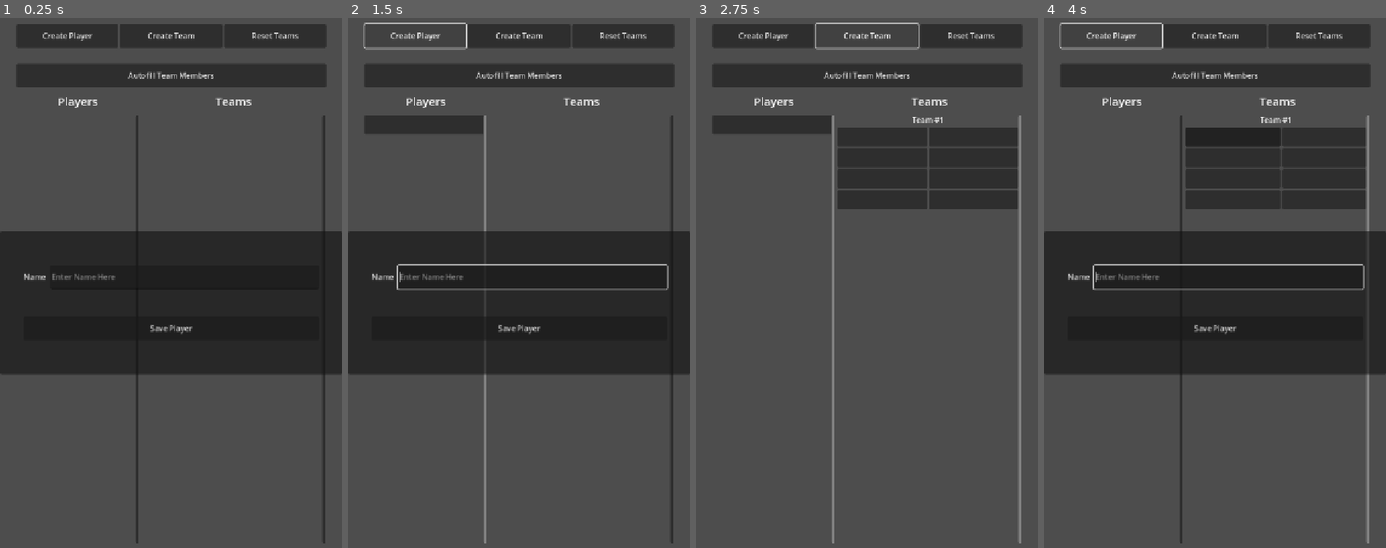
Above: before the commit, frames 1-4 (left to right).
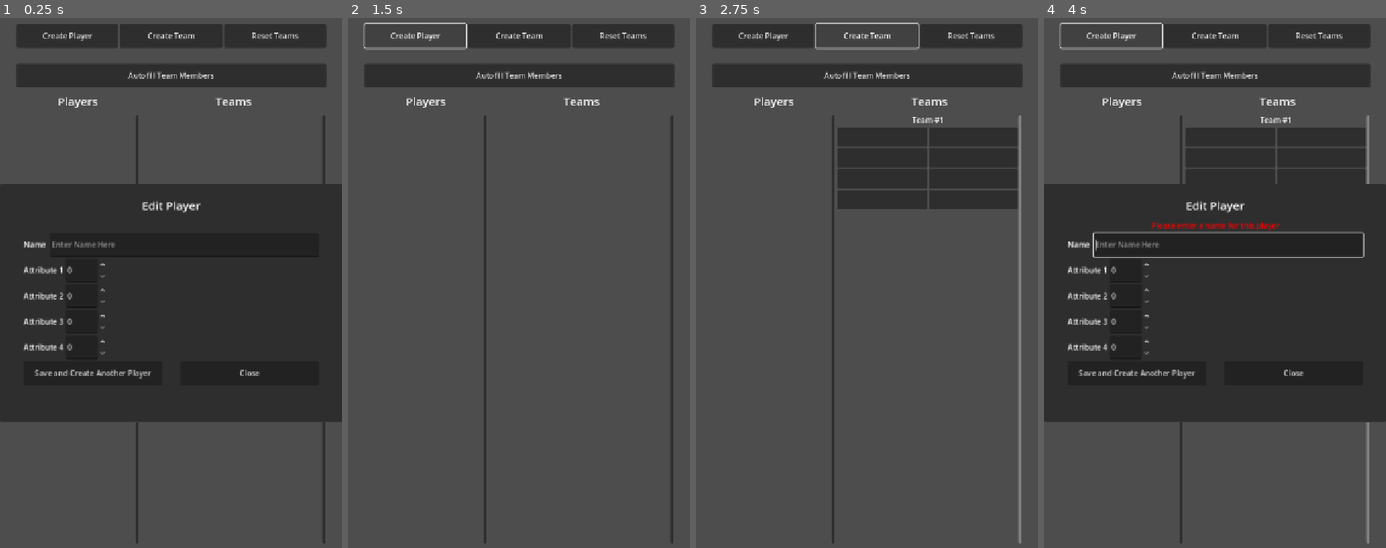
Above: after the commit, the same moments.

Repository: lehmanad1/square-mile-team-maker
Game: Godot game, scene res://scene/team_maker_scene.tscn
The game is run twice, just before and just after one commit, with the same random seed, the same clock (stepped at 60 frames per second) and the same inputs.
Inputs:
- Up to frame 1 (0.25 s): no input
- Up to frame 2 (1.5 s): click "Save Player" (after the commit: "Save and Create Another Player") at 0.5 s; click "Create Player" at 1.25 s
- Up to frame 3 (2.75 s): click "Create Team" at 2 s
- Up to frame 4 (4 s): click "Autofill Team Members" at 2.75 s; click "Create Player" at 3.5 s

The runs differ from the first frame. In frame 1, 18% of the frame differs, in the area x 0-100%, y 31-77%; in frame 2, 27%, in the area x 0-100%, y 18-100%; in frame 3, 1.7%; in frame 4, 18%.

Commit message:
adding attributes to create player and player panel

Diff:
--- a/square-mile-team-maker/components/create_player.gd
+++ b/square-mile-team-maker/components/create_player.gd
@@ -1,34 +1,69 @@
 extends Control
 
 signal player_saved(new_value:Player)
+signal close_popup
 
 @onready var save_button = $VBoxContainer/HBoxContainer6/SavePlayerButton
+@onready var close_button = $VBoxContainer/HBoxContainer6/CloseButton
 @onready var name_edit = $VBoxContainer/HBoxContainer/NameEdit
 @onready var attr1_edit = $VBoxContainer/HBoxContainer2/Attr1Edit
 @onready var attr2_edit = $VBoxContainer/HBoxContainer3/Attr2Edit
 @onready var attr3_edit = $VBoxContainer/HBoxContainer4/Attr3Edit
 @onready var attr4_edit = $VBoxContainer/HBoxContainer5/Attr4Edit
+@onready var validation_label = $VBoxContainer/ValidationLabel
 @onready var team_data = $"../../TeamData"
 
 func _ready():
 	save_button.connect("pressed", Callable(self, "_on_save_player_button_pressed"));
-	var result = name_edit.connect("gui_input", Callable(self, "_on_text_gui_input"))
+	var result = close_button.connect("pressed", Callable(self, "_close_button_pressed"));
+	name_edit.connect("gui_input", Callable(self, "_on_text_gui_input"));
+	get_parent().connect("close_requested", Callable(self, "_clear_input"));
 	print(result)
 
-func _on_save_player_button_pressed() -> void:
+func _close_button_pressed() -> void:
+	emit_signal("close_popup")
+
+
+func _on_save_player_button_pressed(close:bool = true) -> void:
+
+	if name_edit.text == "":
+		_show_validation_text("Please enter a name for this player")
+		return
+
 	var player_data = Player.new(
 		name_edit.text,
-		attr1_edit.text,
-		attr2_edit.text,
-		attr3_edit.text,
-		attr4_edit.text
+		attr1_edit.value,
+		attr2_edit.value,
+		attr3_edit.value,
+		attr4_edit.value
 	)
 	if team_data.try_add_available_player(player_data):
+
 		emit_signal("player_saved", player_data)
-		name_edit.text = ""
+		_clear_input()
+		if close:
+			emit_signal("close_popup")
+		else:
+			_show_validation_text("Player Added", false)
 
 func _on_text_gui_input(event: InputEvent) -> void:
-	print("attr1_edit")
+	if event is InputEventKey:
+		_show_validation_text("", false)
 	if event is InputEventKey and event.pressed and event.keycode == KEY_ENTER:
 		_on_save_player_button_pressed()
 		get_viewport().set_input_as_handled()  # Prevents Enter from adding a new line
+
+func _show_validation_text(text:String, failure:bool = true) -> void:
+	if failure:
+		validation_label.set("theme_override_colors/font_color", Color(255, 0, 0))
+	else:
+		validation_label.set("theme_override_colors/font_color", Color(0, 255, 0))
+	validation_label.text = text
+
+func _clear_input() -> void:
+	_show_validation_text("", false)
+	name_edit.text = ""
+	attr1_edit.value = 0
+	attr2_edit.value = 0
+	attr3_edit.value = 0
+	attr4_edit.value = 0
--- a/square-mile-team-maker/components/create_player.tscn
+++ b/square-mile-team-maker/components/create_player.tscn
@@ -24,6 +24,12 @@
 grow_vertical = 2
 alignment = 1
 
+[node name="ValidationLabel" type="Label" parent="VBoxContainer"]
+layout_mode = 2
+theme_override_colors/font_color = Color(1, 0, 0, 1)
+horizontal_alignment = 1
+vertical_alignment = 1
+
 [node name="HBoxContainer" type="HBoxContainer" parent="VBoxContainer"]
 layout_mode = 2
 
@@ -44,66 +50,91 @@
 custom_minimum_size = Vector2(30, 50)
 layout_mode = 2
 
-[node name="VerticalSpaceControl1" type="Control" parent="VBoxContainer"]
-custom_minimum_size = Vector2(0, 50)
+[node name="HBoxContainer2" type="HBoxContainer" parent="VBoxContainer"]
+z_index = 1
 layout_mode = 2
 
-[node name="HBoxContainer2" type="HBoxContainer" parent="VBoxContainer"]
-visible = false
+[node name="HorizontalSpaceControl1" type="Control" parent="VBoxContainer/HBoxContainer2"]
+custom_minimum_size = Vector2(30, 50)
 layout_mode = 2
+size_flags_stretch_ratio = 0.2
 
 [node name="Attr1Label" type="Label" parent="VBoxContainer/HBoxContainer2"]
 layout_mode = 2
 text = "Attribute 1"
 
-[node name="Attr1Edit" type="TextEdit" parent="VBoxContainer/HBoxContainer2"]
+[node name="Attr1Edit" type="SpinBox" parent="VBoxContainer/HBoxContainer2"]
 layout_mode = 2
-text = "0"
-placeholder_text = "0"
-scroll_fit_content_height = true
-scroll_fit_content_width = true
+max_value = 10.0
+select_all_on_focus = true
+
+[node name="HorizontalSpaceControl2" type="Control" parent="VBoxContainer/HBoxContainer2"]
+custom_minimum_size = Vector2(30, 50)
+layout_mode = 2
+size_flags_horizontal = 3
 
 [node name="HBoxContainer3" type="HBoxContainer" parent="VBoxContainer"]
-visible = false
+layout_mode = 2
+
+[node name="HorizontalSpaceControl1" type="Control" parent="VBoxContainer/HBoxContainer3"]
+custom_minimum_size = Vector2(30, 50)
 layout_mode = 2
 
 [node name="Attr2Label" type="Label" parent="VBoxContainer/HBoxContainer3"]
 layout_mode = 2
 text = "Attribute 2"
 
-[node name="Attr2Edit" type="TextEdit" parent="VBoxContainer/HBoxContainer3"]
+[node name="Attr2Edit" type="SpinBox" parent="VBoxContainer/HBoxContainer3"]
 layout_mode = 2
-placeholder_text = "0"
-scroll_fit_content_height = true
-scroll_fit_content_width = true
+max_value = 10.0
+select_all_on_focus = true
+
+[node name="HorizontalSpaceControl2" type="Control" parent="VBoxContainer/HBoxContainer3"]
+custom_minimum_size = Vector2(30, 50)
+layout_mode = 2
+size_flags_horizontal = 3
 
 [node name="HBoxContainer4" type="HBoxContainer" parent="VBoxContainer"]
-visible = false
+layout_mode = 2
+
+[node name="HorizontalSpaceControl1" type="Control" parent="VBoxContainer/HBoxContainer4"]
+custom_minimum_size = Vector2(30, 50)
 layout_mode = 2
 
 [node name="Attr3Label" type="Label" parent="VBoxContainer/HBoxContainer4"]
 layout_mode = 2
 text = "Attribute 3"
 
-[node name="Attr3Edit" type="TextEdit" parent="VBoxContainer/HBoxContainer4"]
+[node name="Attr3Edit" type="SpinBox" parent="VBoxContainer/HBoxContainer4"]
 layout_mode = 2
-placeholder_text = "0"
-scroll_fit_content_height = true
-scroll_fit_content_width = true
+max_value = 10.0
+select_all_on_focus = true
+
+[node name="HorizontalSpaceControl2" type="Control" parent="VBoxContainer/HBoxContainer4"]
+custom_minimum_size = Vector2(30, 50)
+layout_mode = 2
+size_flags_horizontal = 3
 
 [node name="HBoxContainer5" type="HBoxContainer" parent="VBoxContainer"]
-visible = false
+layout_mode = 2
+
+[node name="HorizontalSpaceControl1" type="Control" parent="VBoxContainer/HBoxContainer5"]
+custom_minimum_size = Vector2(30, 50)
 layout_mode = 2
 
 [node name="Attr4Label" type="Label" parent="VBoxContainer/HBoxContainer5"]
 layout_mode = 2
 text = "Attribute 4"
 
-[node name="Attr4Edit" type="TextEdit" parent="VBoxContainer/HBoxContainer5"]
+[node name="Attr4Edit" type="SpinBox" parent="VBoxContainer/HBoxContainer5"]
 layout_mode = 2
-placeholder_text = "0"
-scroll_fit_content_height = true
-scroll_fit_content_width = true
+max_value = 10.0
+select_all_on_focus = true
+
+[node name="HorizontalSpaceControl2" type="Control" parent="VBoxContainer/HBoxContainer5"]
+custom_minimum_size = Vector2(30, 50)
+layout_mode = 2
+size_flags_horizontal = 3
 
 [node name="HBoxContainer6" type="HBoxContainer" parent="VBoxContainer"]
 layout_mode = 2
@@ -115,10 +146,18 @@
 [node name="SavePlayerButton" type="Button" parent="VBoxContainer/HBoxContainer6"]
 layout_mode = 2
 size_flags_horizontal = 3
-text = "Save Player"
+text = "Save and Create Another Player
+"
+
+[node name="HorizontalSpaceControl4" type="Control" parent="VBoxContainer/HBoxContainer6"]
+custom_minimum_size = Vector2(30, 50)
+layout_mode = 2
+
+[node name="CloseButton" type="Button" parent="VBoxContainer/HBoxContainer6"]
+layout_mode = 2
+size_flags_horizontal = 3
+text = "Close"
 
 [node name="HorizontalSpaceControl3" type="Control" parent="VBoxContainer/HBoxContainer6"]
 custom_minimum_size = Vector2(30, 50)
 layout_mode = 2
-
-[connection signal="pressed" from="VBoxContainer/HBoxContainer6/SavePlayerButton" to="." method="_on_save_player_button_pressed"]
--- a/square-mile-team-maker/components/create_player_popup.gd
+++ b/square-mile-team-maker/components/create_player_popup.gd
@@ -7,11 +7,11 @@
 func _ready():
 	await create_player_button.ready
 	create_player_button.pressed.connect(Callable(self, "_on_create_player_button_pressed"))
-	create_player_modal.connect("player_saved", Callable(self, "_on_create_player_player_saved"))
+	create_player_modal.connect("close_popup", Callable(self, "_on_create_player_popup_closed"))
 
 func _on_create_player_button_pressed() -> void:
 	visible = true
 	name_input.grab_focus()
 
-func _on_create_player_player_saved(new_value: Player) -> void:
+func _on_create_player_popup_closed() -> void:
 	visible = false
--- a/square-mile-team-maker/components/draggable_player_panel.gd
+++ b/square-mile-team-maker/components/draggable_player_panel.gd
@@ -4,7 +4,12 @@
 
 var player: Player
 
-@onready var label = $PlayerName
+@onready var label = $HBoxContainer/PlayerName
+@onready var attr1Label = $HBoxContainer/GridContainer/Attr1Label
+@onready var attr2Label = $HBoxContainer/GridContainer/Attr2Label
+@onready var attr3Label = $HBoxContainer/GridContainer/Attr3Label
+@onready var attr4Label = $HBoxContainer/GridContainer/Attr4Label
+
 var is_touch_dragging = false
 
 func _ready():
@@ -13,11 +18,19 @@
 func set_player(new_player: Player):
 	player = new_player
 	set_player_name()
+	set_player_attributes()
 
 
 func set_player_name() -> void:
 	await ready
 	label.text = player.name
+
+func set_player_attributes() -> void:
+	await ready
+	attr1Label.text = str(player.attr1)
+	attr2Label.text = str(player.attr2)
+	attr3Label.text = str(player.attr3)
+	attr4Label.text = str(player.attr4)
 
 func _can_drop_data(position, data):
 	return true
--- a/square-mile-team-maker/components/draggable_player_panel.tscn
+++ b/square-mile-team-maker/components/draggable_player_panel.tscn
@@ -9,8 +9,43 @@
 size_flags_horizontal = 3
 script = ExtResource("1_ow7lj")
 
-[node name="PlayerName" type="Label" parent="."]
+[node name="HBoxContainer" type="HBoxContainer" parent="."]
 layout_mode = 2
+
+[node name="PlayerName" type="Label" parent="HBoxContainer"]
+layout_mode = 2
+size_flags_horizontal = 3
 text = "Player Name Here"
 horizontal_alignment = 1
 text_overrun_behavior = 3
+
+[node name="GridContainer" type="GridContainer" parent="HBoxContainer"]
+custom_minimum_size = Vector2(40, 0)
+layout_mode = 2
+size_flags_vertical = 0
+columns = 2
+
+[node name="Attr1Label" type="Label" parent="HBoxContainer/GridContainer"]
+layout_mode = 2
+size_flags_horizontal = 3
+size_flags_vertical = 2
+text = "0"
+horizontal_alignment = 1
+
+[node name="Attr2Label" type="Label" parent="HBoxContainer/GridContainer"]
+layout_mode = 2
+size_flags_horizontal = 3
+text = "0"
+horizontal_alignment = 1
+
+[node name="Attr3Label" type="Label" parent="HBoxContainer/GridContainer"]
+layout_mode = 2
+size_flags_horizontal = 3
+text = "0"
+horizontal_alignment = 1
+
+[node name="Attr4Label" type="Label" parent="HBoxContainer/GridContainer"]
+layout_mode = 2
+size_flags_horizontal = 3
+text = "0"
+horizontal_alignment = 1
--- a/square-mile-team-maker/models/player.gd
+++ b/square-mile-team-maker/models/player.gd
@@ -1,14 +1,14 @@
 class_name Player
-var name = ""
+var name:String = ""
 
-var attr1 = 0
-var attr2 = 0
-var attr3 = 0
-var attr4 = 0
+var attr1:int = 0
+var attr2:int = 0
+var attr3:int = 0
+var attr4:int = 0
 
 func _init(n="",a1=0,a2=0,a3=0,a4=0):
 	name = n
-	a1 = attr1
-	a2 = attr2
-	a3 = attr3
-	a4 = attr4
+	attr1 = a1
+	attr2 = a2
+	attr3 = a3
+	attr4 = a4
--- a/square-mile-team-maker/scene/team_maker_scene.tscn
+++ b/square-mile-team-maker/scene/team_maker_scene.tscn
@@ -11,13 +11,35 @@
 script = ExtResource("1_qc0iw")
 
 [node name="CanvasLayer" type="CanvasLayer" parent="."]
+follow_viewport_enabled = true
 
 [node name="CreatePlayerPopup" type="PopupPanel" parent="CanvasLayer"]
+transparent_bg = false
 initial_position = 1
-size = Vector2i(720, 300)
+size = Vector2i(720, 500)
 visible = true
+transient_to_focused = true
 always_on_top = true
+transparent = false
 script = ExtResource("2_6gtjv")
+
+[node name="VBoxContainer" type="VBoxContainer" parent="CanvasLayer/CreatePlayerPopup"]
+offset_left = 4.0
+offset_top = 4.0
+offset_right = 716.0
+offset_bottom = 496.0
+size_flags_horizontal = 3
+size_flags_vertical = 4
+
+[node name="Control" type="Control" parent="CanvasLayer/CreatePlayerPopup/VBoxContainer"]
+custom_minimum_size = Vector2(0, 20)
+layout_mode = 2
+
+[node name="Label" type="Label" parent="CanvasLayer/CreatePlayerPopup/VBoxContainer"]
+layout_mode = 2
+size_flags_horizontal = 4
+theme_override_font_sizes/font_size = 24
+text = "Edit Player"
 
 [node name="CreatePlayer" parent="CanvasLayer/CreatePlayerPopup" instance=ExtResource("1_u1i5f")]
 offset_left = 4.0
@@ -33,6 +55,8 @@
 [node name="UIGridContainer" type="VBoxContainer" parent="CanvasLayer"]
 offset_right = 720.0
 offset_bottom = 1280.0
+size_flags_horizontal = 3
+size_flags_vertical = 3
 
 [node name="VerticalSpaceControl1" type="Control" parent="CanvasLayer/UIGridContainer"]
 custom_minimum_size = Vector2(0, 50)
--- a/square-mile-team-maker/scripts/team_data.gd
+++ b/square-mile-team-maker/scripts/team_data.gd
@@ -19,6 +19,7 @@
 	# teamless_players_updated.emit()
 
 func try_add_available_player(player: Player) -> bool:
+	print('test ', str(player.attr1))
 	if availablePlayers.map(func(x): return x.name).has(player.name):
 		return false
 	availablePlayers.append(player)
